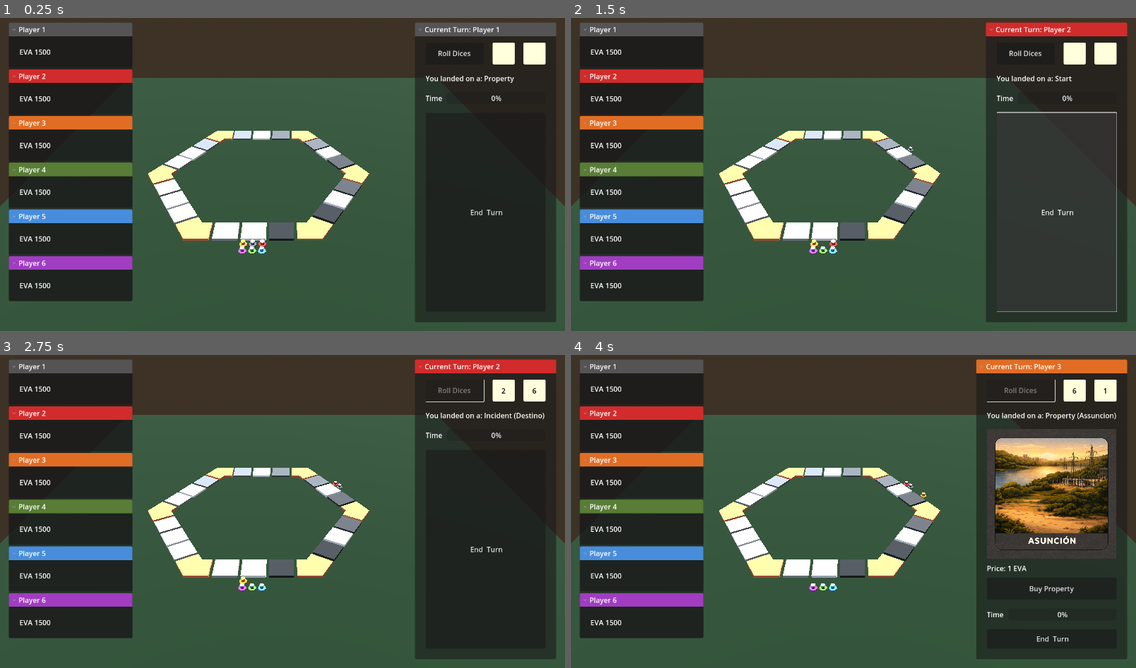
Above: before the commit, frames 1-4 (two rows, left to right).
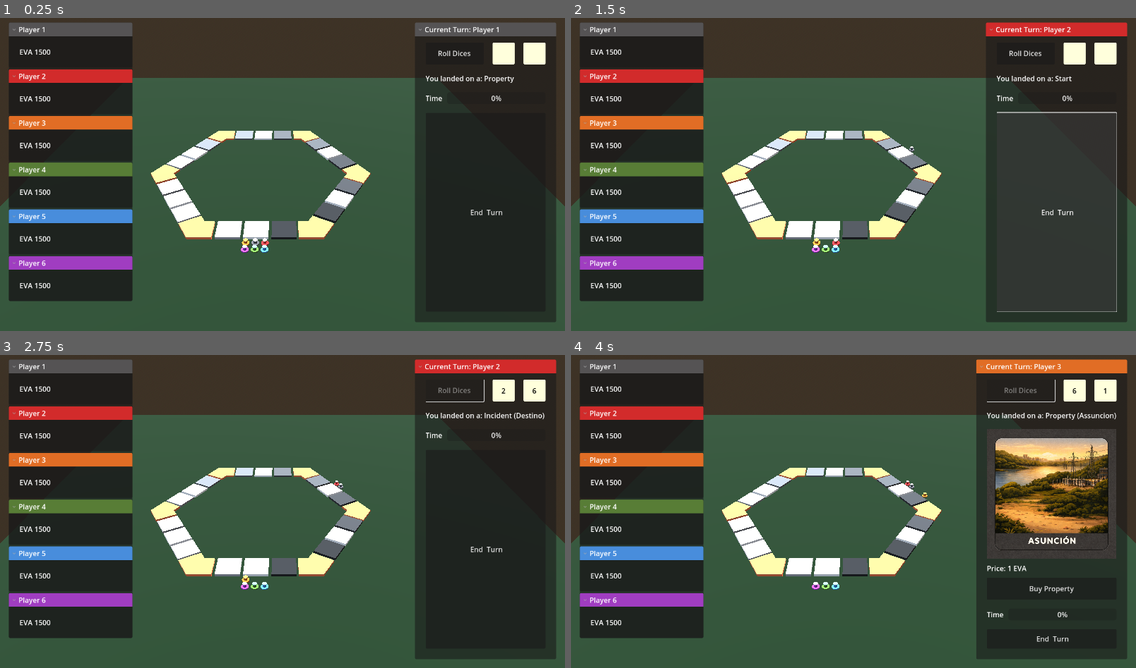
Above: after the commit, the same moments.

Repository: Falafel-Open-Games/evanopolis-ui-slice
Game: Godot game, scene res://scenes/game.tscn
Two runs of this game, one before a commit and one after it. Both use one fixed random seed, a clock stepped at 60 frames per second and the inputs below.
Inputs:
- Up to frame 1 (0.25 s): no input
- Up to frame 2 (1.5 s): click "Roll Dices" at 0.5 s; click "End Turn" at 1.25 s
- Up to frame 3 (2.75 s): click "Roll Dices" at 2 s
- Up to frame 4 (4 s): click "End Turn" at 2.75 s; click "Roll Dices" at 3.5 s

The runs differ from the first frame. In frame 1, 1.4% of the frame differs, in the area x 26-66%, y 36-76%; in frame 2, 1.4%; in frame 3, 1.4%; in frame 4, 1.3%.

Commit message:
intermediary step to help agent understand the layout goal for the board

Diff:
--- a/godot/scenes/corner_tile.tscn
+++ b/godot/scenes/corner_tile.tscn
@@ -22,7 +22,7 @@
 script = ExtResource("1_4kwbn")
 
 [node name="CSGBakedMeshInstance3D" type="MeshInstance3D" parent="."]
-transform = Transform3D(0.4, 0, 0, 0, 0.4, 0, 0, 0, 0.4, 0, 0.002, 0)
+transform = Transform3D(0.4, 0, 0, 0, 0.4, 0, 0, 0, 0.4, 0, 0.002, -0.004)
 material_override = SubResource("StandardMaterial3D_wnpk2")
 mesh = SubResource("ArrayMesh_y8lo4")
 
--- a/godot/scenes/game.tscn
+++ b/godot/scenes/game.tscn
@@ -60,22 +60,21 @@
 transform = Transform3D(1, 0, 0, 0, 1, 0, 0, 0, 1, -0.14096236, 0, 0.25193307)
 
 [node name="SideStrip1" parent="tiles" instance=ExtResource("2_s0k7h")]
-transform = Transform3D(1, 0, 0, 0, 1, 0, 0, 0, 1, -0.0020422935, 0, 0.003063351)
 
-[node name="SideStrip2" parent="tiles" instance=ExtResource("2_s0k7h")]
-transform = Transform3D(0.49999997, 0, 0.86602545, 0, 1, 0, -0.86602545, 0, 0.49999997, 0.19371998, 0, 0.00096845627)
+[node name="SideStrip2" parent="tiles/SideStrip1" instance=ExtResource("2_s0k7h")]
+transform = Transform3D(0.49999997, 0, 0.86602545, 0, 1, 0, -0.86602545, 0, 0.49999997, 0.195, 0, 0)
 
-[node name="SideStrip3" parent="tiles" instance=ExtResource("2_s0k7h")]
-transform = Transform3D(-0.50000006, 0, 0.8660254, 0, 1, 0, -0.8660254, 0, -0.50000006, 0.28882664, 0, -0.1696936)
+[node name="SideStrip3" parent="tiles/SideStrip1/SideStrip2" instance=ExtResource("2_s0k7h")]
+transform = Transform3D(0.49999997, 0, 0.86602545, 0, 1, 0, -0.86602545, 0, 0.49999997, 0.195, 0, 0)
 
-[node name="SideStrip4" parent="tiles" instance=ExtResource("2_s0k7h")]
-transform = Transform3D(-1, 0, -8.742278e-08, 0, 1, 0, 8.742278e-08, 0, -1, 0.18880007, 0, -0.3374564)
+[node name="SideStrip4" parent="tiles/SideStrip1/SideStrip2/SideStrip3" instance=ExtResource("2_s0k7h")]
+transform = Transform3D(0.49999997, 0, 0.86602545, 0, 1, 0, -0.86602545, 0, 0.49999997, 0.195, 0, 0)
 
-[node name="SideStrip5" parent="tiles" instance=ExtResource("2_s0k7h")]
-transform = Transform3D(-0.50000006, 0, -0.8660254, 0, 1, 0, 0.8660254, 0, -0.50000006, -0.0050759763, 0, -0.33558646)
+[node name="SideStrip5" parent="tiles/SideStrip1/SideStrip2/SideStrip3/SideStrip4" instance=ExtResource("2_s0k7h")]
+transform = Transform3D(0.49999997, 0, 0.86602545, 0, 1, 0, -0.86602545, 0, 0.49999997, 0.195, 0, 0)
 
-[node name="SideStrip6" parent="tiles" instance=ExtResource("2_s0k7h")]
-transform = Transform3D(0.49999997, 0, -0.86602545, 0, 1, 0, 0.86602545, 0, 0.49999997, -0.10168193, 0, -0.16519612)
+[node name="SideStrip6" parent="tiles/SideStrip1/SideStrip2/SideStrip3/SideStrip4/SideStrip5" instance=ExtResource("2_s0k7h")]
+transform = Transform3D(0.49999997, 0, 0.86602545, 0, 1, 0, -0.86602545, 0, 0.49999997, 0.195, 0, 0)
 
 [node name="Pawns" type="Node3D" parent="."]
 script = ExtResource("4_3k9qj")
--- a/godot/scenes/side_strip.tscn
+++ b/godot/scenes/side_strip.tscn
@@ -6,13 +6,13 @@
 [node name="SideStrip" type="Node3D"]
 
 [node name="CornerTile" parent="." instance=ExtResource("2_f4p7u")]
-transform = Transform3D(0.8660254, 0, -0.5, 0, 1, 0, 0.5, 0, 0.8660254, 0, 0, -0.0034799427)
+transform = Transform3D(0.8660254, 0, -0.5, 0, 1, 0, 0.5, 0, 0.8660254, 0, 0, 0)
 
 [node name="Tile2" parent="." instance=ExtResource("1_5s5n0")]
-transform = Transform3D(1, 0, 0, 0, 1, 0, 0, 0, 1, 0.05173998, 0, 0)
+transform = Transform3D(1, 0, 0, 0, 1, 0, 0, 0, 1, 0.053479988, 0, 0)
 
 [node name="Tile3" parent="." instance=ExtResource("1_5s5n0")]
-transform = Transform3D(1, 0, 0, 0, 1, 0, 0, 0, 1, 0.09673998, 0, 0)
+transform = Transform3D(1, 0, 0, 0, 1, 0, 0, 0, 1, 0.098479986, 0, 0)
 
 [node name="Tile4" parent="." instance=ExtResource("1_5s5n0")]
-transform = Transform3D(1, 0, 0, 0, 1, 0, 0, 0, 1, 0.1413725, 0, 0)
+transform = Transform3D(1, 0, 0, 0, 1, 0, 0, 0, 1, 0.1435475, 0, 0)
--- a/godot/scripts/board_layout.gd
+++ b/godot/scripts/board_layout.gd
@@ -22,12 +22,15 @@
 	_apply_colors()
 
 func _apply_colors() -> void:
+	var tiles_root: Node = get_node_or_null("../tiles")
+	if tiles_root == null:
+		return
 	var city_order: Array[String] = Palette.CITY_ORDER
 	var last_city: String = city_order[city_order.size() - 1]
 
 	for side_index in range(SIDE_STRIP_NAMES.size()):
 		var side_name: String = SIDE_STRIP_NAMES[side_index]
-		var side: Node = get_node_or_null("../tiles/" + side_name)
+		var side: Node = _get_side_node(tiles_root, side_name)
 		if side == null:
 			continue
 
@@ -62,7 +65,7 @@
 		return tiles_list
 
 	# Start at SideStrip1 Tile3 and move counter-clockwise.
-	var strip1: Node = tiles_root.get_node_or_null(SIDE_STRIP_NAMES[0])
+	var strip1: Node = _get_side_node(tiles_root, SIDE_STRIP_NAMES[0])
 	if strip1 == null:
 		return tiles_list
 	for tile_name in ["Tile3", "Tile4"]:
@@ -71,7 +74,7 @@
 			tiles_list.append(tile)
 
 	for index in range(1, SIDE_STRIP_NAMES.size()):
-		var strip: Node = tiles_root.get_node_or_null(SIDE_STRIP_NAMES[index])
+		var strip: Node = _get_side_node(tiles_root, SIDE_STRIP_NAMES[index])
 		if strip == null:
 			continue
 		for tile_name in STRIP_TILE_ORDER:
@@ -85,6 +88,14 @@
 			tiles_list.append(tile)
 
 	return tiles_list
+
+func _get_side_node(tiles_root: Node, side_name: String) -> Node:
+	if tiles_root == null:
+		return null
+	var side: Node = tiles_root.get_node_or_null(side_name)
+	if side != null:
+		return side
+	return tiles_root.find_child(side_name, true, false)
 
 func get_tile_markers(tile_index: int) -> Array[Marker3D]:
 	var tiles: Array[Node3D] = get_board_tiles()
Not shown: 1 places in godot/scenes/game.tscn that only renumber resources
Not shown: 1 places in godot/scenes/side_strip.tscn that only renumber resources
